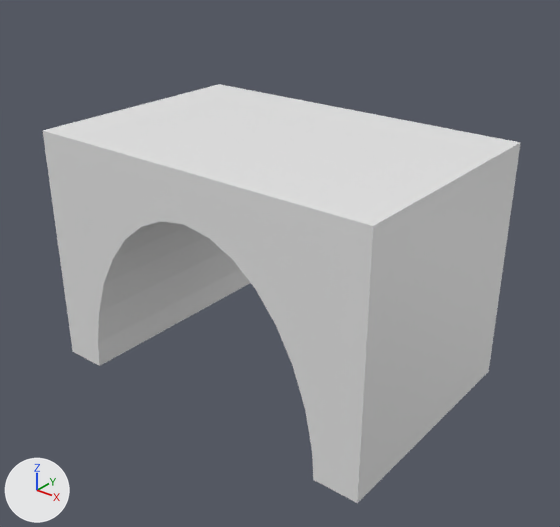
Renders of the Blender file Assets/Meshes/bridge.blend from each side of a commit.
One viewpoint serves both versions: a 50 mm camera at (4.14, -6.83, 7.37) aimed at (-2.79, 1.83, 2.01). Every picture has the same lights, and +X, +Y and +Z are marked at lower left.

Before the edit, the objects in view are built like this:
```python
me_bridge = bpy.data.meshes.new('Bridge')
me_bridge.from_pydata(...)  # 42 vertices, 23 faces; spans x -6.0..0.0, y 0.0..4.0, z 0.0..4.0
me_bridge.materials.append(mat_bricks)
ob_bridge = bpy.data.objects.new('Bridge', me_bridge)
ob_bridge.location = (0.0, 0.0, 0.0)
```
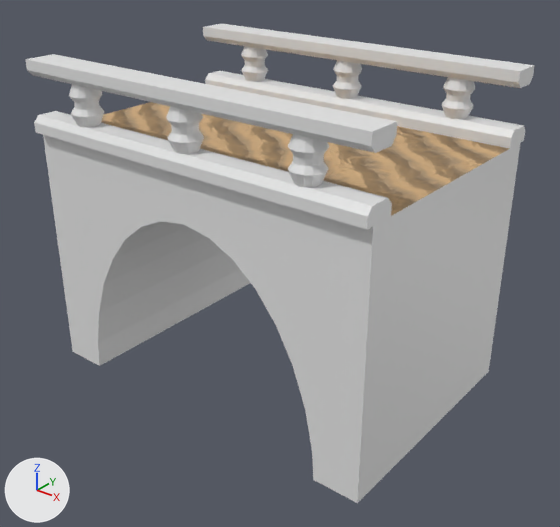
Location of each change, (x1, y1, x2, y2) in pixels of the pictures (560 x 527 px):
'Bridge', reshaped (7% wider, 14% taller)
    before: (43, 84, 520, 503)
    after: (25, 24, 535, 503)
part 1 of me_bridge, added
    after: (25, 54, 397, 230)
part 2 of me_bridge, added
    after: (203, 24, 535, 149)
part 3 of me_bridge, recoloured (white to brown)
    before: (43, 84, 520, 226)
    after: (101, 102, 509, 216)

What changed in the scene script:
```text
Add mat_sand:
    mat_sand = bpy.data.materials.new('Sand')
    # nodes: BsdfPrincipled, Bump, Mapping, Math, Mix, OutputMaterial, RGB, TexCoord, TexNoise, TexWave
    # colours: brown #938371, beige #deb888
Change me_bridge:
    used by ob_bridge; location = (0.0, 0.0, 0.0)
    remove me_bridge.from_pydata(...)  # 42 vertices, 23 faces; spans x -6.0..0.0, y 0.0..4.0, z 0.0..4.0
    add me_bridge.from_pydata(...)  # 594 vertices, 487 faces; spans x -6.0..0.0, y -0.12..4.13, z 0.0..5.1
    me_bridge part 1: 276 vertices added at x -6.0..0.0, y -0.12..0.38, z 4.0..5.1
    me_bridge part 2: 276 vertices added at x -6.0..0.0, y 3.62..4.13, z 4.0..5.1
    me_bridge part 3: 1 face spanning x -6.0..0.0, y 0.0..4.0, z 4.0 switches from mat_bricks to mat_sand
    add me_bridge.materials.append(mat_sand)
```
